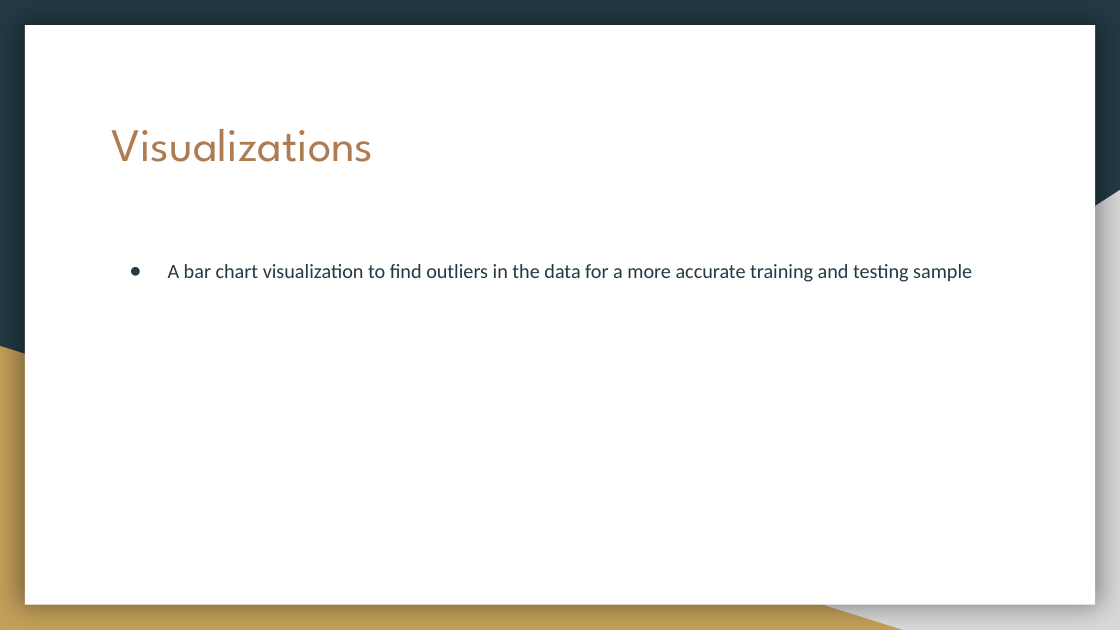
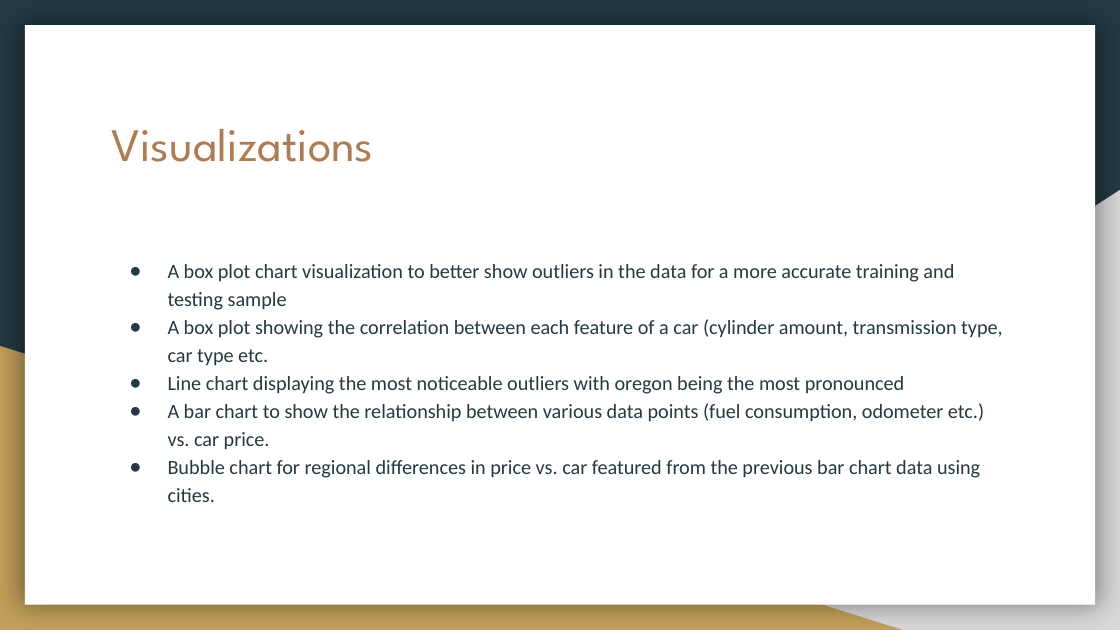
Before and after one commit to lemleysamantha/Project-one, a slide deck: slide 3 of Dashboard Blueprint.pptx. Drawn at 1120x630 pixels with LibreOffice and Linux fonts; fonts in the diff are those of the drawing. Boxes give left, top, right and bottom in pixels: in the first picture for what was removed or moved away, otherwise in the second. Text is boxed around its words. In the diff, an @@ line names an element or a change of style, - is before the commit and + after.

Commit message:
Updating powerpoint slides

```diff
--- a/Dashboard Blueprint.pptx
+++ b/Dashboard Blueprint.pptx
@@ text at <box>168,264,1003,502</box>: text changed @@
-● A bar chart visualization to find outliers in the data for a more accurate training and testing sample
+● A box plot chart visualization to better show outliers in the data for a more accurate training and testing sample
+● A box plot showing the correlation between each feature of a car (cylinder amount, transmission type, car type etc.
+● Line chart displaying the most noticeable outliers with oregon being the most pronounced
+● A bar chart to show the relationship between various data points (fuel consumption, odometer etc.) vs. car price.
+● Bubble chart for regional differences in price vs. car featured from the previous bar chart data using cities.
```
Also in this commit, not shown: 1 slide added, 1 slide removed.
